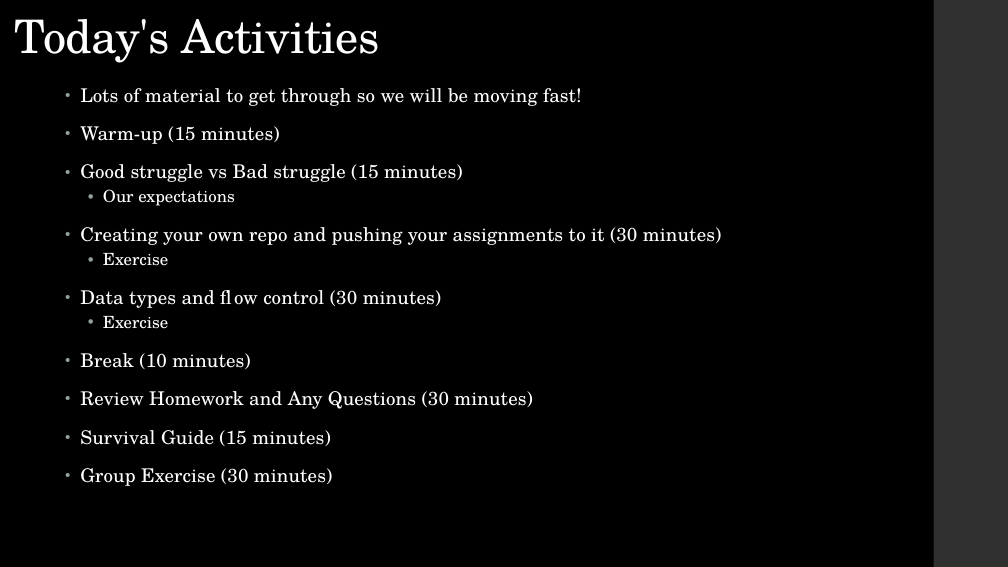
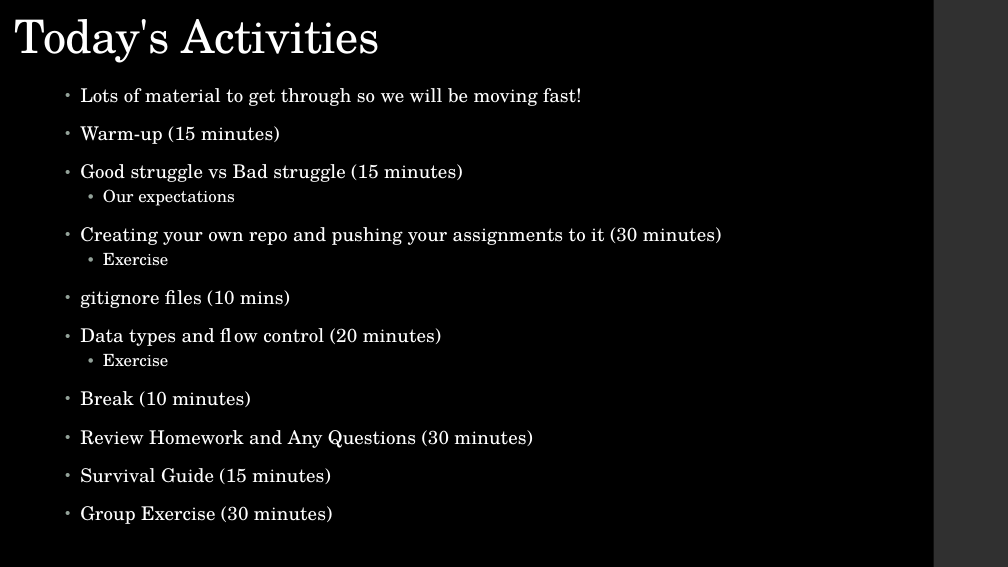
Before and after one commit to LaunchCoderGirlSTL/Data-Science-Assignments, a slide deck: slide 3 of course_material/week_02/week_02_presentation.pptx. Drawn at 1008x567 pixels with LibreOffice and Linux fonts; fonts in the diff are those of the drawing. Boxes give left, top, right and bottom in pixels: in the first picture for what was removed or moved away, otherwise in the second. Text is boxed around its words. In the diff, an @@ line names an element or a change of style, - is before the commit and + after.

```diff
--- a/course_material/week_02/week_02_presentation.pptx
+++ b/course_material/week_02/week_02_presentation.pptx
@@ text at [80, 290, 441, 346]: text changed @@
-• Data types and flow control (30 minutes)
+• gitignore files (10 mins)
+• Data types and flow control (20 minutes)
```
Also in this commit, not shown: 3 other slides changed, 1 slide added, 1 slide removed, 3 other files.
